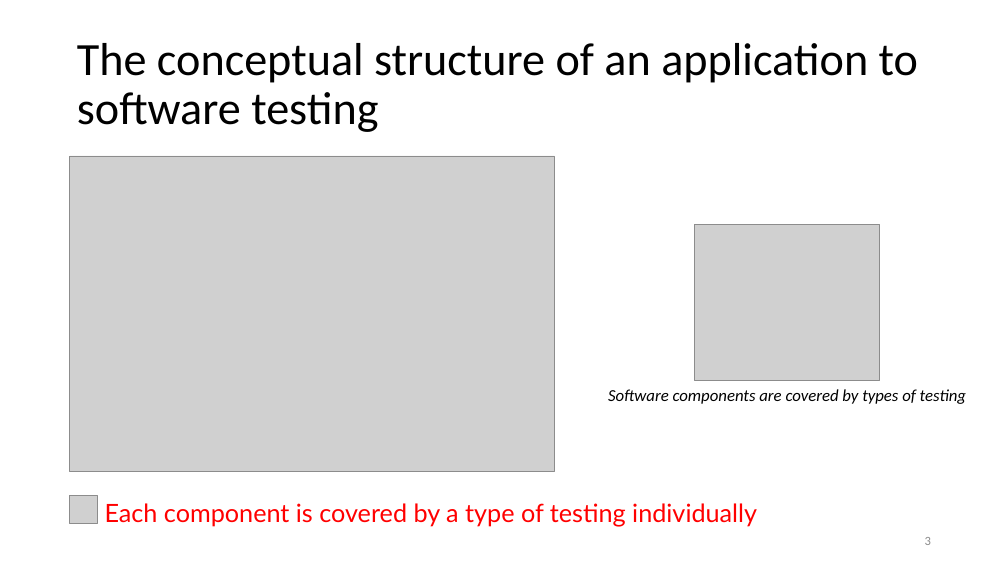
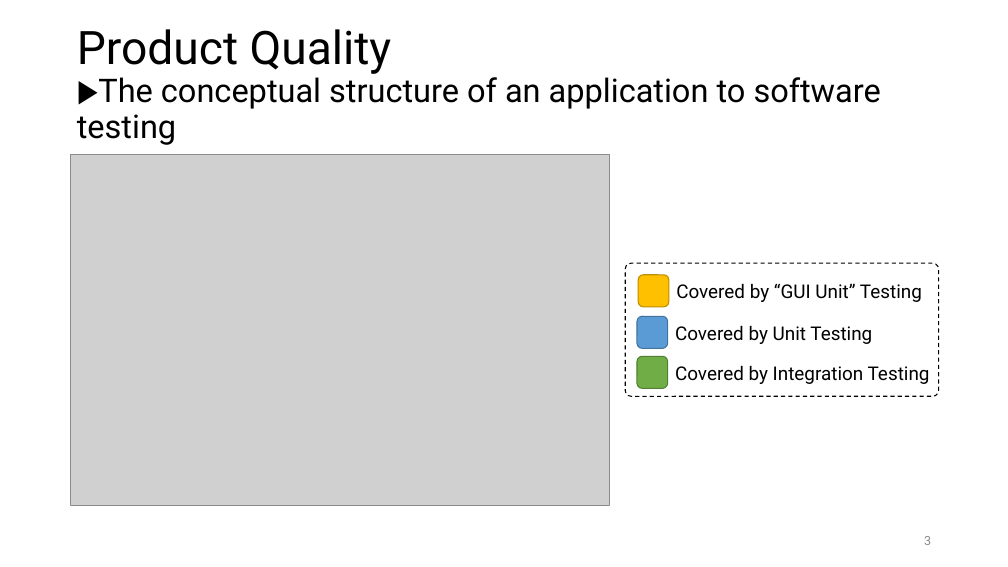
Before and after one commit to liepnguyen/Planru, a slide deck: slide 3 of Documents/Lessons Learned From Agile Quality Assurance In Scrum.pptx. Drawn at 1008x567 pixels with LibreOffice and Linux fonts; fonts in the diff are those of the drawing; grey boxes stand for pictures. Boxes give left, top, right and bottom in pixels: in the first picture for what was removed or moved away, otherwise in the second. Text is boxed around its words. In the diff, an @@ line names an element or a change of style, - is before the commit and + after.

Commit message:
updated

```diff
--- a/Documents/Lessons Learned From Agile Quality Assurance In Scrum.pptx
+++ b/Documents/Lessons Learned From Agile Quality Assurance In Scrum.pptx
@@ title at box(77, 29, 881, 145): text changed; size 44 to 31 pt; font Calibri to Roboto @@
-The conceptual structure of an application to software testing
+Product Quality
+▶The conceptual structure of an application to software testing
@@ picture: place and size @@
-picture at box(70, 156, 554, 471)
+picture at box(70, 155, 610, 506)
@@ picture removed at box(695, 225, 880, 381) @@
@@ group added at box(625, 263, 939, 396): 4 rounded rectangles, 2 texts @@
+Covered by “GUI Unit” Testing
+Covered by Unit Testing
@@ text at box(675, 365, 930, 384): text changed; size 16 to 18 pt; font Calibri to Roboto; italic off @@
-Software components are covered by types of testing
+Covered by Integration Testing
@@ picture removed at box(70, 495, 98, 523) @@
@@ text removed at box(105, 503, 757, 526) @@
-Each component is covered by a type of testing individually
@@ page number at box(924, 536, 931, 545): font Calibri to Roboto @@
```
Also in this commit, not shown: 15 other slides changed.
